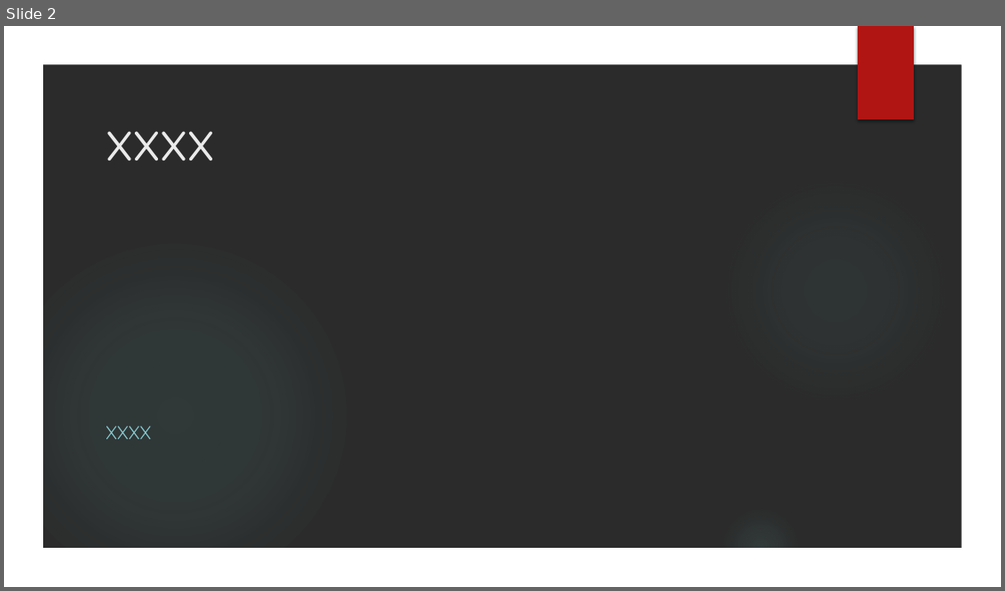
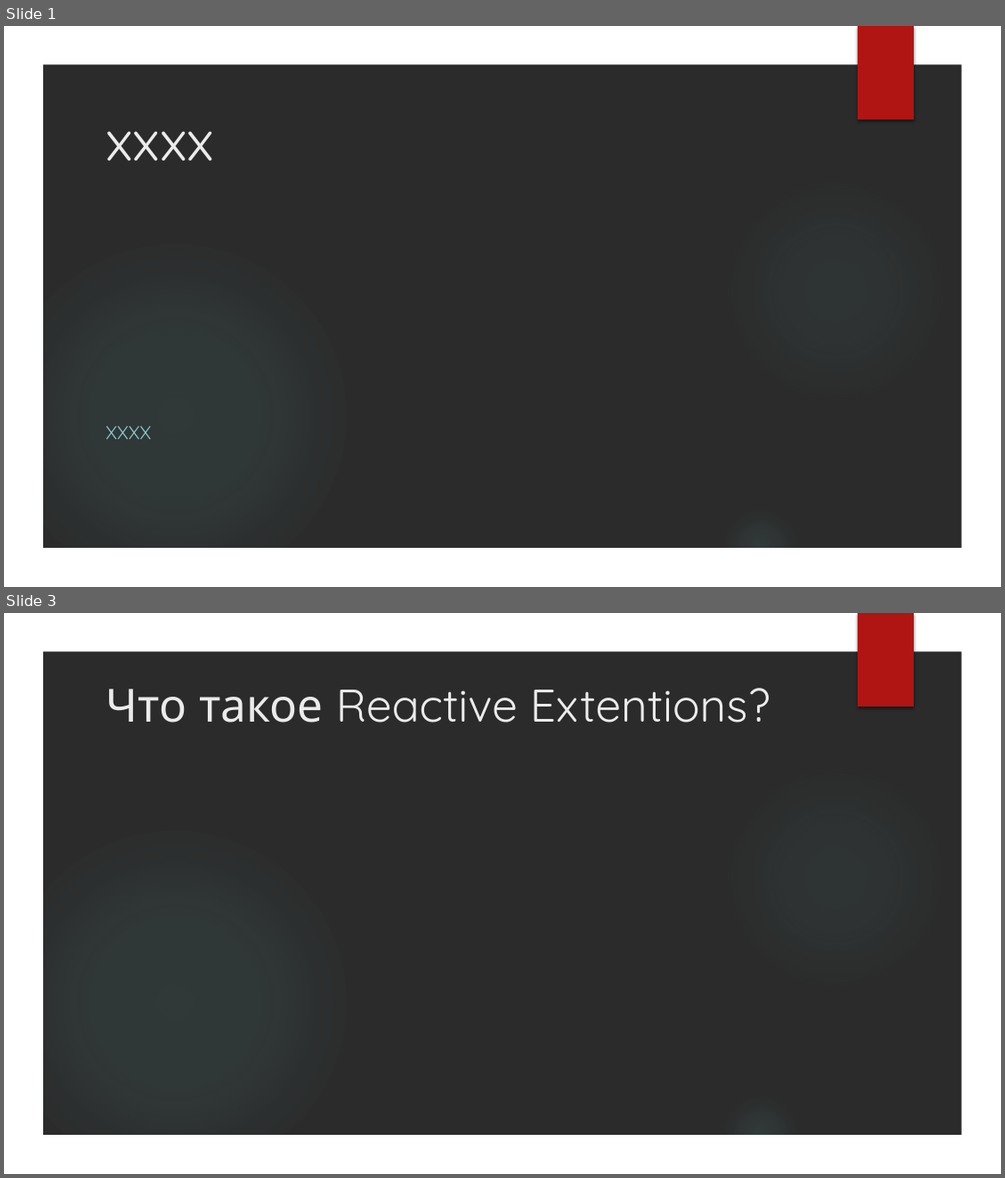
Before and after one commit to VladimirMakarevich/presentations, a slide deck: reactiveX/reactiveX.pptx. Shown one above the other, each under a label of ours: slide 2 before the commit, slides 1 and 3 after it; the slides between them are not shown. The pictures are 1005x591 and 1005x1178 pixels, drawn with LibreOffice and Linux fonts; fonts in the diff are those of the drawing; background and template pictures are left out; a plain dark background stands for a picture behind light text. Boxes give left, top, right and bottom in pixels: in the first picture for what was removed or moved away, otherwise in the second. Text is boxed around its words. In the diff, an @@ line names an element or a change of style, - is before the commit and + after.

Commit message:
reactiveX: work on the presentation and some materials

```diff
--- a/reactiveX/reactiveX.pptx
+++ b/reactiveX/reactiveX.pptx
@@ slide 3 added at [4,613,1001,1174], background picture (left out); not listed: 5 template elements that a slide beside it also shows @@
@@ title added at [105,688,770,722], 44 pt, text #EBEBEB @@
+Что такое Reactive Extentions?
@@ what was slide 2 is now slide 1 @@
```
Also in this commit, not shown: 21 other slides added, 23 slides removed, 2 other files.
